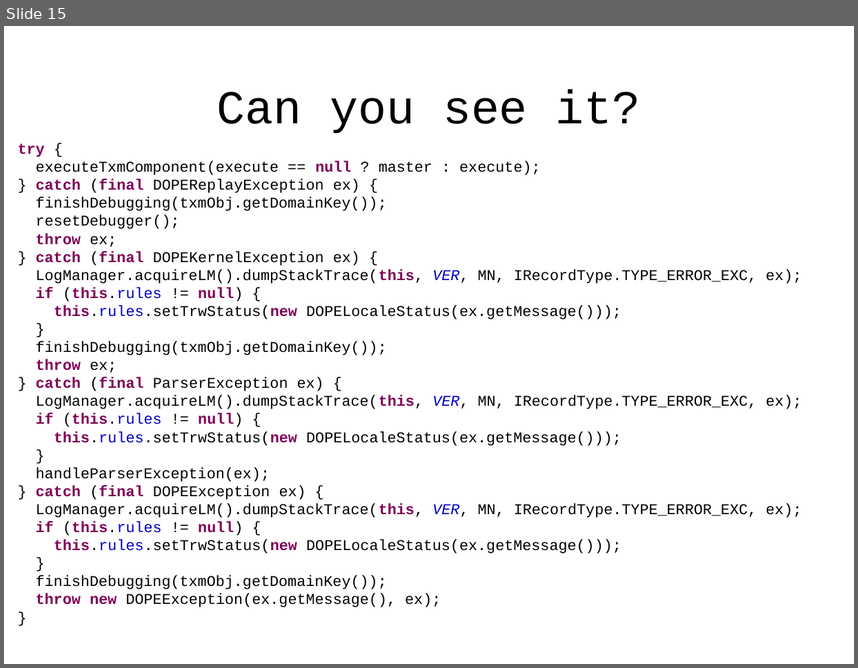
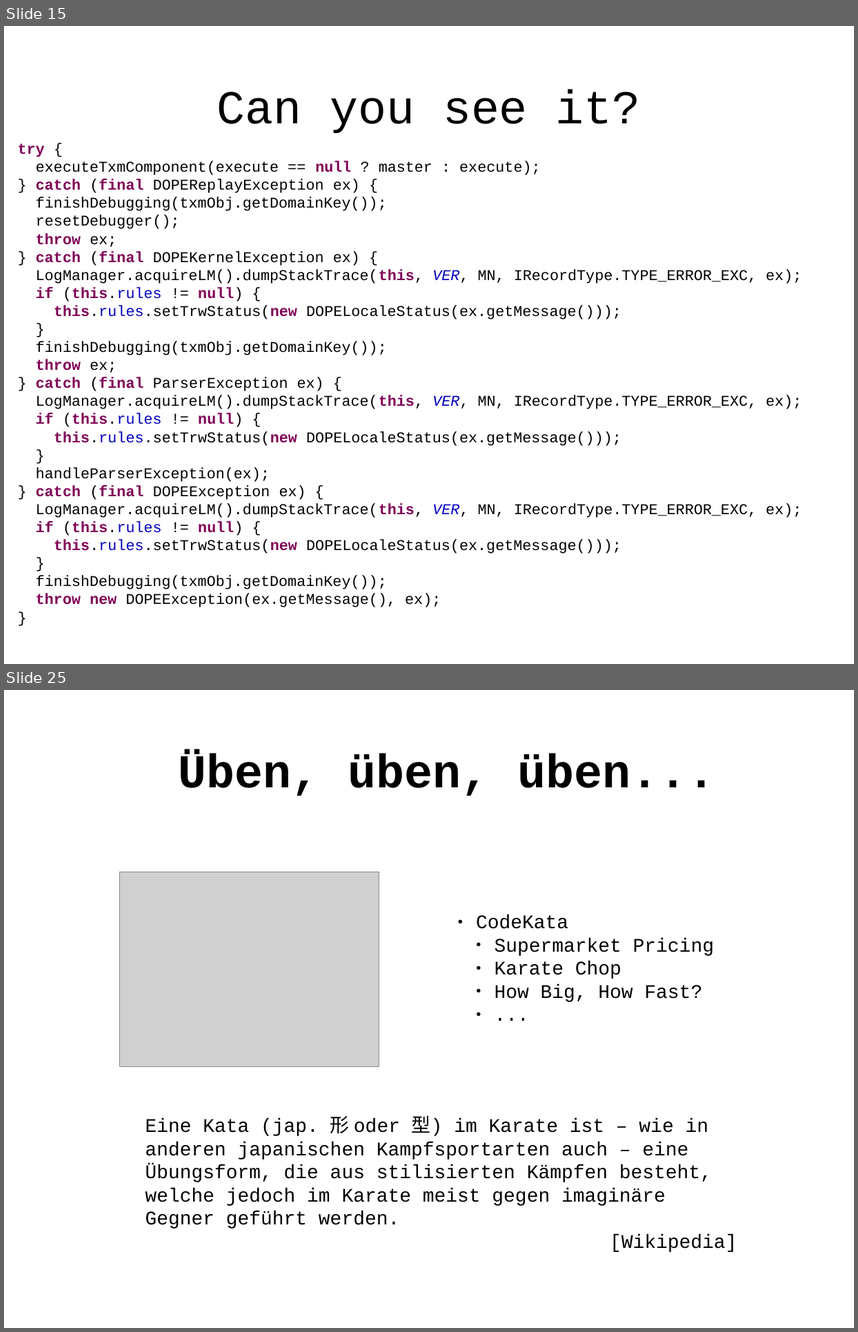
Before and after one commit to Weltraumschaf/Slides, a slide deck: CleanCodeDeveloper/RoterDan1/CCD_Roter_Dan_1.odp. Shown one above the other, each under a label of ours: slide 15 before the commit, slides 15 and 25 after it; the slides between them are not shown. The pictures are 858x668 and 858x1332 pixels, drawn with LibreOffice and Linux fonts; fonts in the diff are those of the drawing; grey boxes stand for pictures. Boxes give left, top, right and bottom in pixels: in the first picture for what was removed or moved away, otherwise in the second. Text is boxed around its words. In the diff, an @@ line names an element or a change of style, - is before the commit and + after.

```diff
--- a/CleanCodeDeveloper/RoterDan1/CCD_Roter_Dan_1.odp
+++ b/CleanCodeDeveloper/RoterDan1/CCD_Roter_Dan_1.odp
@@ slide 25 added at <box>4,690,854,1328</box>, background #FFFFFF @@
@@ title added at <box>179,753,715,796</box>, 44 pt, text #000000, bold @@
+  Üben, üben, üben...
@@ picture added at <box>120,872,379,1067</box> @@
@@ text added at <box>476,915,714,1002</box>, 18 pt, text #000000 @@
+● CodeKata
+  ● Supermarket Pricing
+  ● Karate Chop
+  ● How Big, How Fast?
+  ● ...
@@ text added at <box>145,1115,737,1252</box>, 18 pt, text #000000 @@
+Eine Kata (jap. 形 oder 型) im Karate ist – wie in anderen japanischen Kampfsportarten auch – eine Übungsform, die aus stilisierten Kämpfen besteht, welche jedoch im Karate meist gegen imaginäre Gegner geführt werden.
+[Wikipedia]
```
Also in this commit, not shown: 3 slides changed, 8 other slides added, 3 slides removed, 3 other files.
